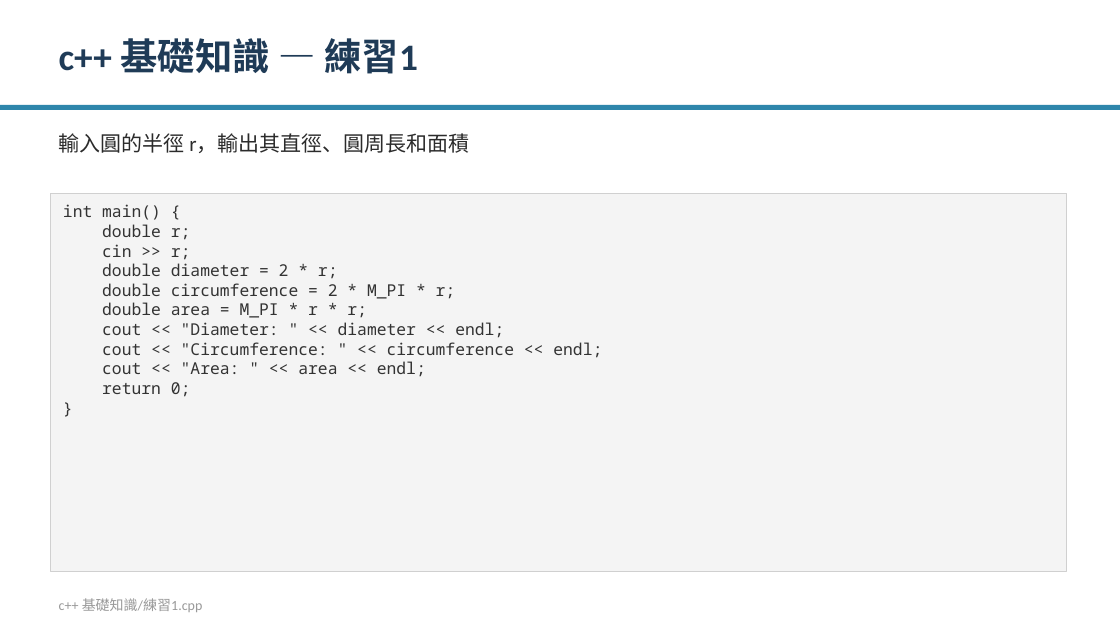
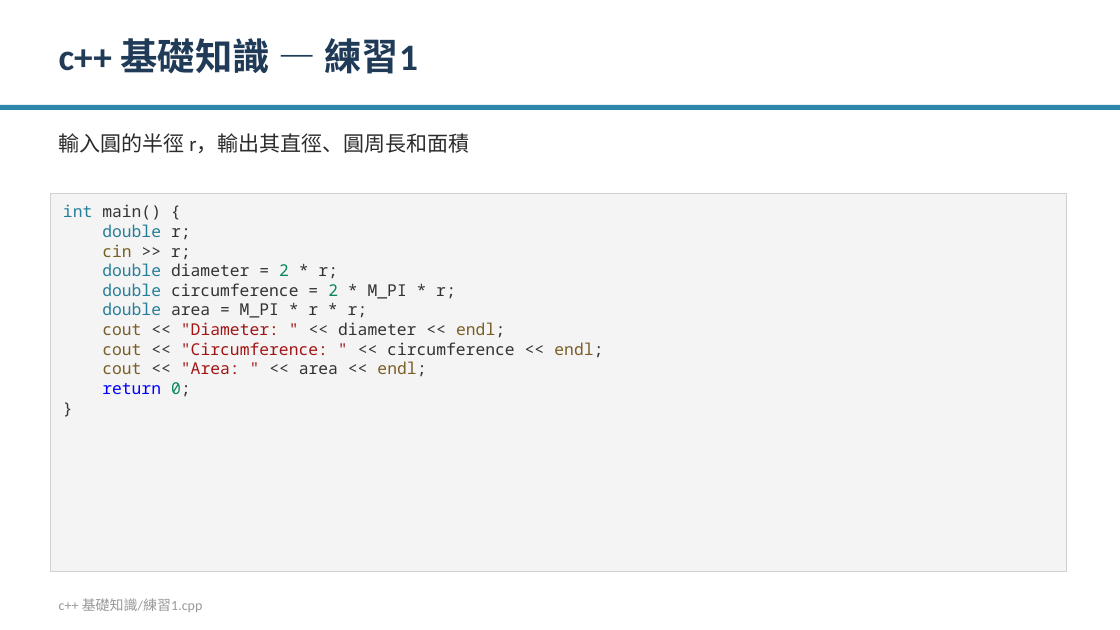
Before and after one commit to Ivan0206cool/cplusplus_practice, a slide deck: slide 4 of practice_intro.pptx. Drawn at 1120x630 pixels with LibreOffice and Linux fonts; fonts in the diff are those of the drawing. Boxes give left, top, right and bottom in pixels: in the first picture for what was removed or moved away, otherwise in the second. Text is boxed around its words. In the diff, an @@ line names an element or a change of style, - is before the commit and + after.

```diff
--- a/practice_intro.pptx
+++ b/practice_intro.pptx
@@ text in rectangle at bbox=[63, 204, 603, 397]: text colour #333333 to #267F99 in "int", "double", "double", "double" and 1 more places; text colour #333333 to #795E26 in "cin", "cout endl;", "cout endl;", "cout endl;"; text colour #333333 to #098658 in "2", "2", "0;"; text colour #333333 to #A31515 in ""Diameter: "", ""Circumference: "", ""Area: ""; text colour #333333 to #0000FF in "return" @@
```
Also in this commit, not shown: 8 other slides changed.
